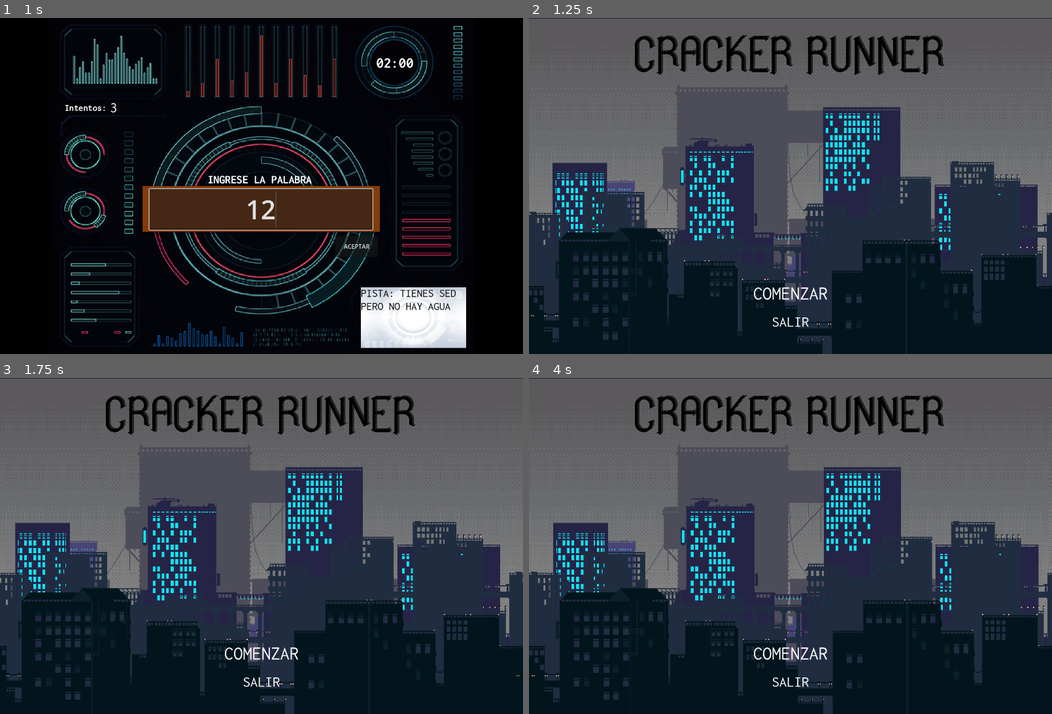
Above: before the commit, frames 1-4 (two rows, left to right).
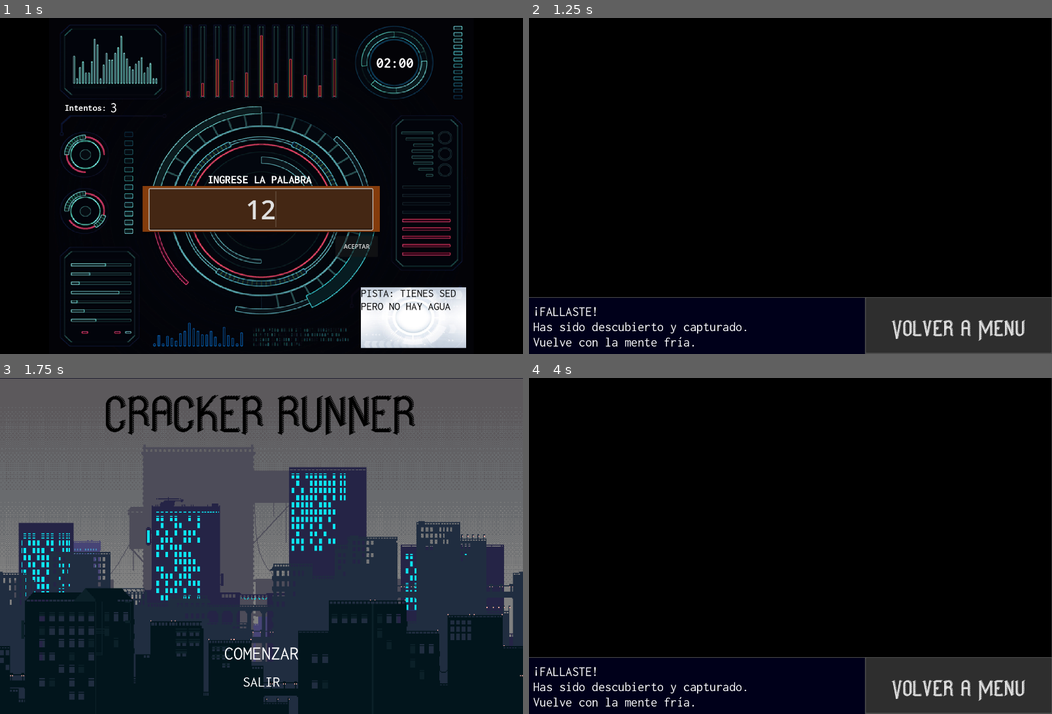
Above: after the commit, the same moments.

Repository: EmaGaleas/proyecto_progra3_p
Game: Godot game, scene res://escenas/ahorcado.tscn
The game is run twice, just before and just after one commit, with the same random seed, the same clock (stepped at 60 frames per second) and the same inputs. Video files are missing from this copy of the repository; at most half a second of black plays in their place. Sound files missing from this copy of the repository are replaced by a short silence.
Inputs (mouse positions are in pixels of both pictures, inside the frame that each line leads up to):
- Up to frame 1 (1 s): click (261, 209) at 0.52 s; type "12" at 0.6 s
- Up to frame 2 (1.25 s): no input
- Up to frame 3 (1.75 s): click (428, 683) at 1.25 s, where only the run after the commit has a clickable "Volver a Menu"
- Up to frame 4 (4 s): click "COMENZAR" at 2 s; click "JUGAR / SKIP" at 2.75 s; click "ACEPTAR" at 3.5 s

Frame 1 is identical in both runs. In frame 2, 89% of the frame differs, in the area x 0-100%, y 0-100%; in frame 3, 8.7%; in frame 4, 89%.

Commit message:
storyline ahorcado terminada

Diff:
--- a/escenas/ahorcado.gd
+++ b/escenas/ahorcado.gd
@@ -48,7 +48,7 @@
 
 				get_tree().change_scene_to_file("res://escenas/level_2.tscn")
 			elif intentos < 0:
-				get_tree().change_scene_to_file("res://escenas/menu.tscn")
+				get_tree().change_scene_to_file("res://escenas/ahorcado_pierde.tscn")
 			elif palabraAdivinada != palabraRandom and intentos >= 1:
 				get_node("label_palabra").text ="INCORRECT PASSWORD."
 				get_node("label_numIntentos").text = str(intentos)
@@ -57,7 +57,7 @@
 
 
 func _on_audio_stream_player_finished():
-	get_tree().change_scene_to_file("res://escenas/menu.tscn")
+	get_tree().change_scene_to_file("res://escenas/ahorcado_pierde.tscn")
 
 var sec=0
 var min=0
@@ -76,7 +76,7 @@
 	else:
 		$timer_mostrar.text="0"+str(min)+":"+str(sec)
 	if sec==-1 && min==0:
-		get_tree().change_scene_to_file("res://escenas/menu.tscn")
+		get_tree().change_scene_to_file("res://escenas/ahorcado_pierde.tscn")
 
 	pass # Replace with function body.
 
@@ -94,9 +94,9 @@
 			if palabraAdivinada == palabraRandom:
 				#este mensaje se mostrara en historia despues
 				get_node("label_palabra").text ="CORRECT PASSWORD. \nEN UNOS SEGUNDOS TENDRAS LA INFORMACION QUE NECESITAS"
-				get_tree().change_scene_to_file("res://escenas/level_2.tscn")
+				get_tree().change_scene_to_file("res://escenas/ahorcado_gana.tscn")
 			elif intentos <= 1:
-				get_tree().change_scene_to_file("res://escenas/menu.tscn")
+				get_tree().change_scene_to_file("res://escenas/ahorcado_pierde.tscn")
 			elif palabraAdivinada != palabraRandom and intentos >= 1:
 				intentos=intentos - 1
 				get_node("label_palabra").text ="INCORRECT PASSWORD."
--- /dev/null
+++ b/escenas/ahorcado_gana.tscn
@@ -0,0 +1,68 @@
+[gd_scene load_steps=6 format=3 uid="uid://bqvn0htik7y34"]
+
+[ext_resource type="VideoStream" path="res://rec/musica/ahorcado gana.ogv" id="1_y4egi"]
+[ext_resource type="FontFile" uid="uid://bd4lsheapt1xh" path="res://rec/game_set_tipografia/GameSetDemoRegular.ttf" id="2_bfi1j"]
+[ext_resource type="Texture2D" uid="uid://byvd0uyhsjgxy" path="res://rec/FONDO.png" id="3_g5sll"]
+[ext_resource type="FontFile" uid="uid://0vo8rbultw43" path="res://rec/inconsolata_tipografia/Inconsolata-Regular.ttf" id="4_4xt8k"]
+
+[sub_resource type="GDScript" id="GDScript_f50ug"]
+script/source = "extends VideoStreamPlayer
+
+
+# Called when the node enters the scene tree for the first time.
+func _ready():
+	pass # Replace with function body.
+
+
+func _on_finished():
+	play()
+
+
+func _on_ahorcado_pressed():
+	get_tree().change_scene_to_file(\"res://escenas/level_2.tscn\")
+"
+
+[node name="ahorcado gana" type="Node2D"]
+
+[node name="video2" type="VideoStreamPlayer" parent="."]
+offset_right = 1399.0
+offset_bottom = 748.0
+stream = ExtResource("1_y4egi")
+autoplay = true
+expand = true
+script = SubResource("GDScript_f50ug")
+
+[node name="ahorcado" type="Button" parent="."]
+offset_left = 902.0
+offset_top = 749.0
+offset_right = 1398.0
+offset_bottom = 897.0
+theme_override_colors/font_pressed_color = Color(0.831373, 1, 0, 1)
+theme_override_colors/font_hover_color = Color(0.666667, 0.886275, 0, 1)
+theme_override_colors/font_focus_color = Color(0.831373, 1, 0, 1)
+theme_override_colors/font_hover_pressed_color = Color(0.831373, 1, 0, 1)
+theme_override_fonts/font = ExtResource("2_bfi1j")
+theme_override_font_sizes/font_size = 101
+text = "A JUGAR"
+icon_alignment = 1
+
+[node name="Fondo" type="Sprite2D" parent="."]
+position = Vector2(449.5, 1106)
+scale = Vector2(0.710156, 0.991667)
+texture = ExtResource("3_g5sll")
+
+[node name="Label" type="Label" parent="."]
+offset_left = 11.0
+offset_top = 757.0
+offset_right = 902.0
+offset_bottom = 897.0
+theme_override_fonts/font = ExtResource("4_4xt8k")
+theme_override_font_sizes/font_size = 28
+text = "Has pasado a la siguiente fase PERO TE ESTAN SIGUIENDO,
+corre y salta hasta llegar al final... si caes mueres o si los
+drones te tocan 3 veces te capturan. CONSEJO:  corre desde el
+inicio y NO pares"
+vertical_alignment = 1
+
+[connection signal="finished" from="video2" to="video2" method="_on_finished"]
+[connection signal="pressed" from="ahorcado" to="video2" method="_on_ahorcado_pressed"]
--- /dev/null
+++ b/escenas/ahorcado_pierde.gd
@@ -0,0 +1,9 @@
+extends Node2D
+
+# Called when the node enters the scene tree for the first time.
+func _ready():
+	pass
+
+
+func _on_ahorcado_pressed():
+	get_tree().change_scene_to_file("res://escenas/menu.tscn")
--- /dev/null
+++ b/escenas/ahorcado_pierde.tscn
@@ -0,0 +1,64 @@
+[gd_scene load_steps=7 format=3 uid="uid://c70o8a7btanyi"]
+
+[ext_resource type="Script" path="res://escenas/ahorcado_pierde.gd" id="1_712f4"]
+[ext_resource type="FontFile" uid="uid://bd4lsheapt1xh" path="res://rec/game_set_tipografia/GameSetDemoRegular.ttf" id="2_o1o3e"]
+[ext_resource type="VideoStream" path="res://rec/musica/ahorcado pierde (1).ogv" id="2_r8pxn"]
+[ext_resource type="Texture2D" uid="uid://byvd0uyhsjgxy" path="res://rec/FONDO.png" id="3_71tri"]
+[ext_resource type="FontFile" uid="uid://0vo8rbultw43" path="res://rec/inconsolata_tipografia/Inconsolata-Regular.ttf" id="4_v086e"]
+
+[sub_resource type="GDScript" id="GDScript_4oxwq"]
+script/source = "extends VideoStreamPlayer
+
+
+# Called when the node enters the scene tree for the first time.
+func _ready():
+	pass # Replace with function body.
+
+
+func _on_finished():
+	play()
+"
+
+[node name="story_pierdeAhorcado" type="Node2D"]
+script = ExtResource("1_712f4")
+
+[node name="video1" type="VideoStreamPlayer" parent="."]
+offset_right = 1399.0
+offset_bottom = 748.0
+stream = ExtResource("2_r8pxn")
+autoplay = true
+expand = true
+script = SubResource("GDScript_4oxwq")
+
+[node name="ahorcado" type="Button" parent="."]
+offset_left = 902.0
+offset_top = 749.0
+offset_right = 1398.0
+offset_bottom = 897.0
+theme_override_colors/font_pressed_color = Color(0.831373, 1, 0, 1)
+theme_override_colors/font_hover_color = Color(0.666667, 0.886275, 0, 1)
+theme_override_colors/font_focus_color = Color(0.831373, 1, 0, 1)
+theme_override_colors/font_hover_pressed_color = Color(0.831373, 1, 0, 1)
+theme_override_fonts/font = ExtResource("2_o1o3e")
+theme_override_font_sizes/font_size = 90
+text = "Volver a Menu"
+
+[node name="Fondo" type="Sprite2D" parent="."]
+position = Vector2(447, 1106)
+scale = Vector2(0.70625, 0.991667)
+texture = ExtResource("3_71tri")
+
+[node name="Label" type="Label" parent="."]
+offset_left = 11.0
+offset_top = 757.0
+offset_right = 902.0
+offset_bottom = 897.0
+theme_override_fonts/font = ExtResource("4_v086e")
+theme_override_font_sizes/font_size = 35
+text = "¡FALLASTE!
+Has sido descubierto y capturado.
+Vuelve con la mente fría."
+vertical_alignment = 1
+
+[connection signal="finished" from="video1" to="video1" method="_on_finished"]
+[connection signal="pressed" from="ahorcado" to="." method="_on_ahorcado_pressed"]
Not shown, added: rec/musica/ahorcado gana.ogv
Not shown, added: rec/musica/ahorcado pierde (1).ogv
